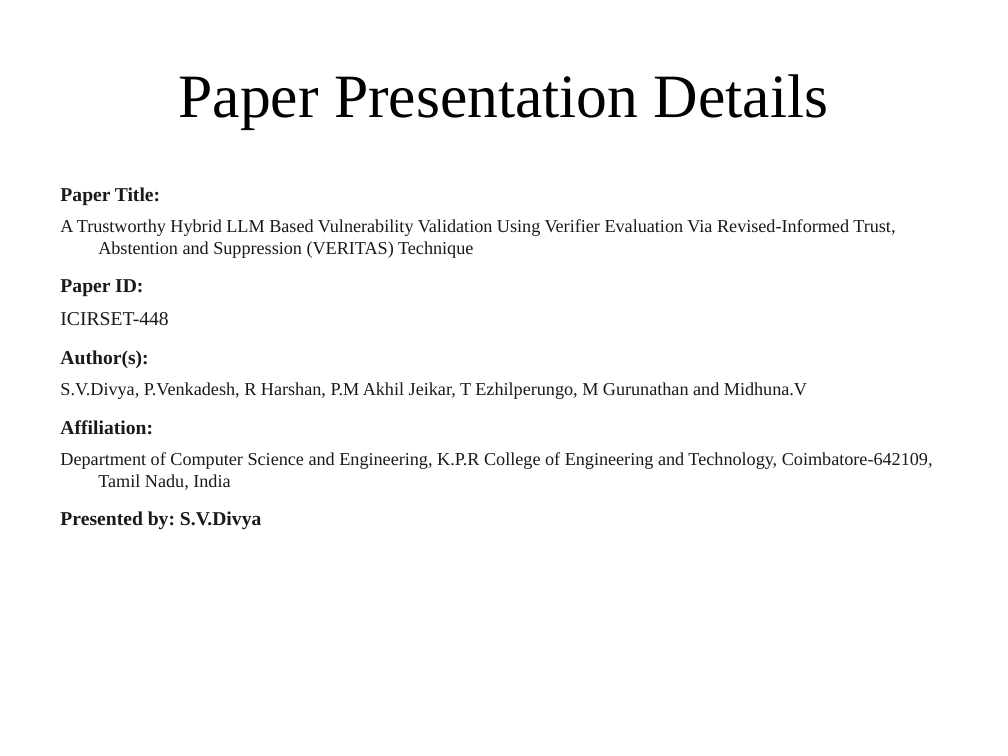
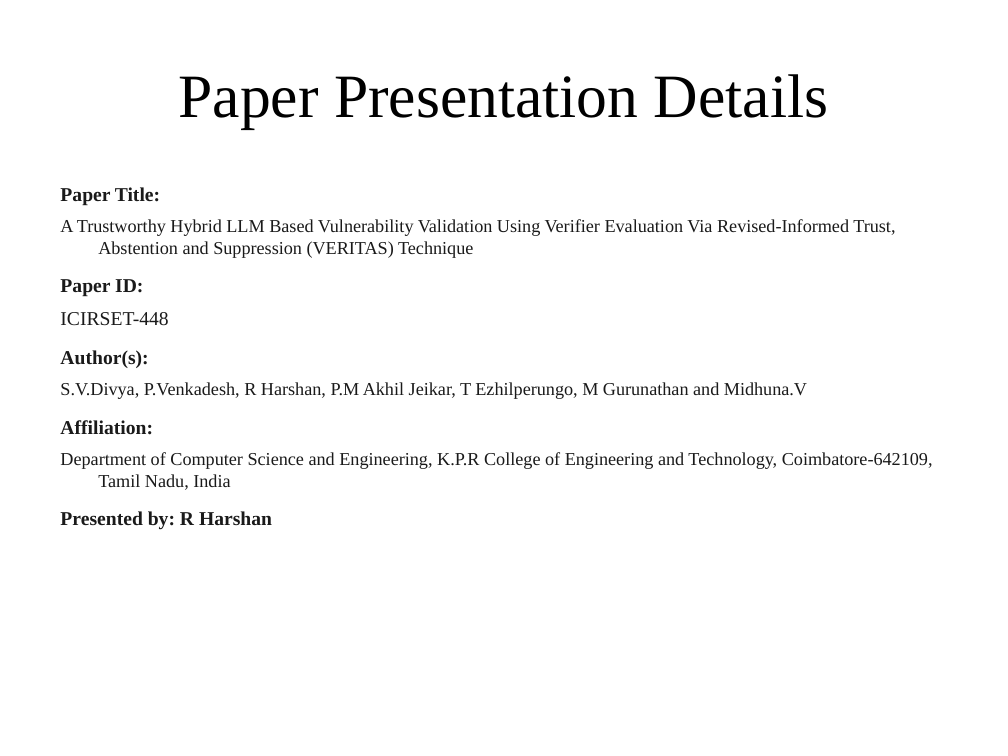
Before and after one commit to AmonWasHere/Proto, a slide deck: slide 2 of paper/ICIRSET-26_VERITAS_Presentation.pptx. Drawn at 1008x756 pixels with LibreOffice and Linux fonts; fonts in the diff are those of the drawing. Boxes give left, top, right and bottom in pixels: in the first picture for what was removed or moved away, otherwise in the second. Text is boxed around its words. In the diff, an @@ line names an element or a change of style, - is before the commit and + after.

Commit message:
Change presenter to R Harshan

```diff
--- a/paper/ICIRSET-26_VERITAS_Presentation.pptx
+++ b/paper/ICIRSET-26_VERITAS_Presentation.pptx
@@ text at (x1=60, y1=511, x2=272, y2=530): text changed @@
-Presented by: S.V.Divya
+Presented by: R Harshan
```
Also in this commit, not shown: 1 other file.
